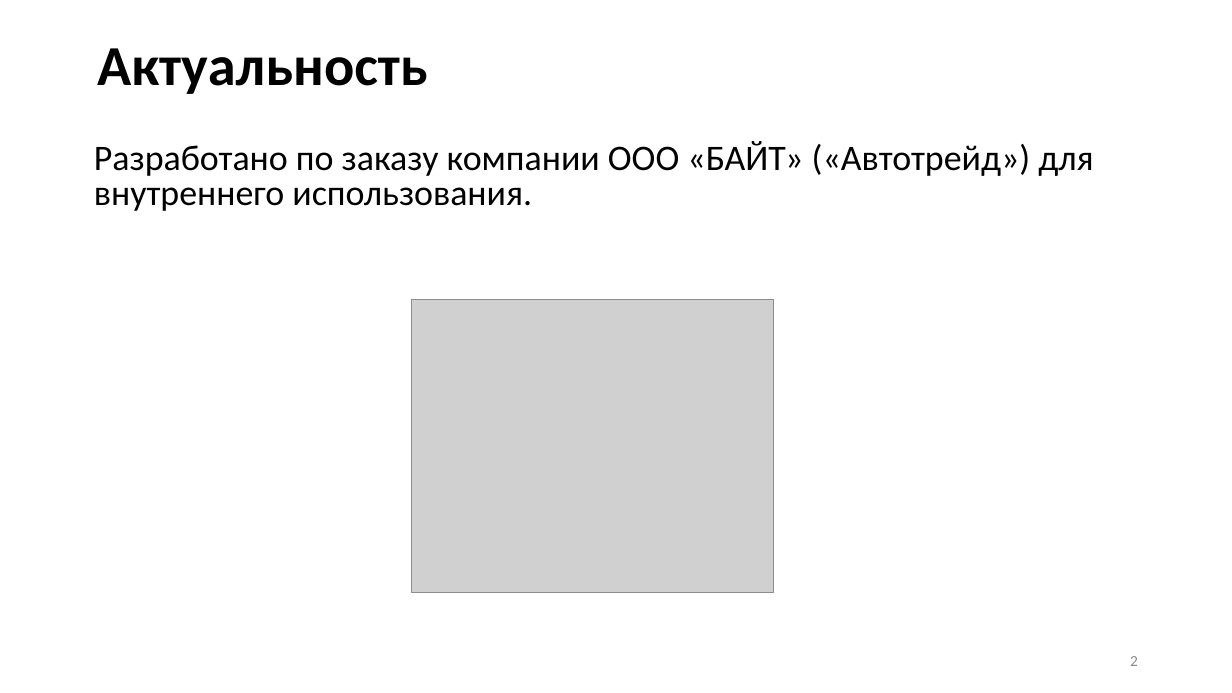
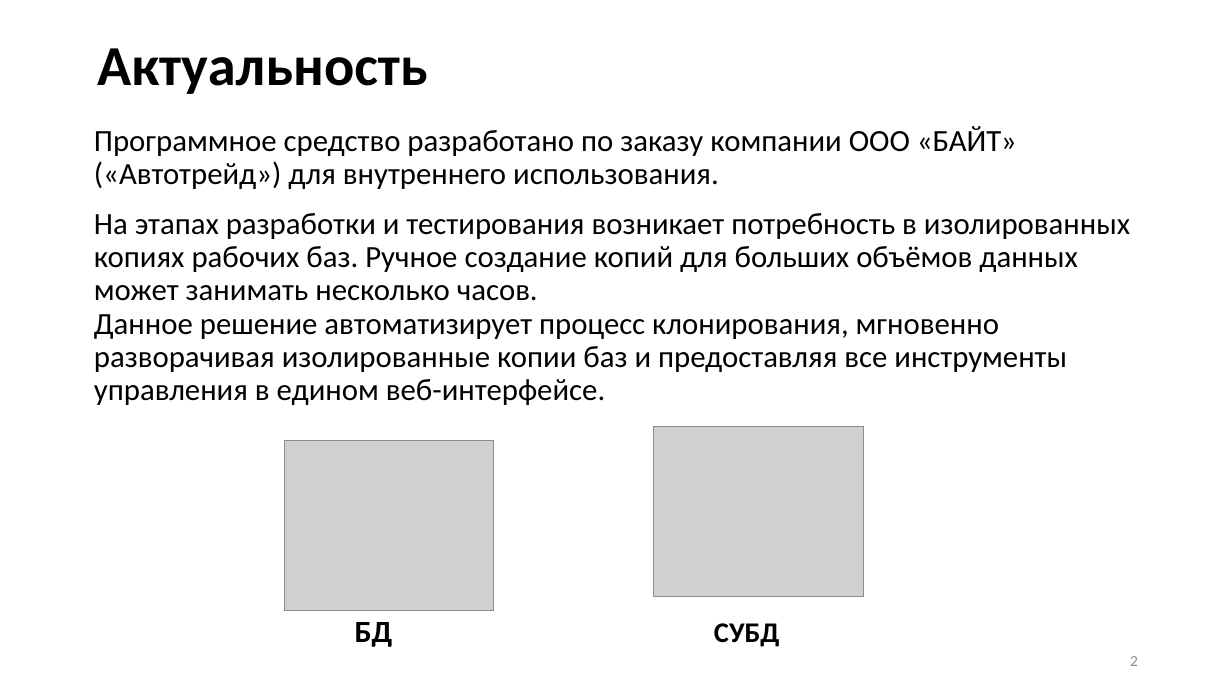
Before and after one commit to Hansola1/VKI, a slide deck: slide 2 of Диплом/Презентация/Бородина_Анастасия_Владимировна_2207Д2_06.05.26.pptx. Drawn at 1232x693 pixels with LibreOffice and Linux fonts; fonts in the diff are those of the drawing; grey boxes stand for pictures. Boxes give left, top, right and bottom in pixels: in the first picture for what was removed or moved away, otherwise in the second. Text is boxed around its words. In the diff, an @@ line names an element or a change of style, - is before the commit and + after.

```diff
--- a/Диплом/Презентация/Бородина_Анастасия_Владимировна_2207Д2_06.05.26.pptx
+++ b/Диплом/Презентация/Бородина_Анастасия_Владимировна_2207Д2_06.05.26.pptx
@@ text at [94,126,1017,189]: text changed; size 28 to 24 pt @@
-Разработано по заказу компании ООО «БАЙТ» («Автотрейд») для внутреннего использования.
+Программное средство разработано по заказу компании ООО «БАЙТ» («Автотрейд») для внутреннего использования.
@@ text added at [94,213,1130,405], 24 pt, text #000000 @@
+На этапах разработки и тестирования возникает потребность в изолированных копиях рабочих баз. Ручное создание копий для больших объёмов данных может занимать несколько часов.
+Данное решение автоматизирует процесс клонирования, мгновенно разворачивая изолированные копии баз и предоставляя все инструменты управления в едином веб-интерфейсе.
@@ picture added at [285,441,494,611] @@
@@ picture: place and size @@
-picture at [412,300,774,592]
+picture at [653,426,864,596]
@@ text added at [355,622,393,647], 24 pt, text #000000, bold @@
+БД
@@ text added at [714,623,780,647], 22.2 pt, text #000000, bold @@
+СУБД
```
Also in this commit, not shown: 1 slide added, 1 other file.
